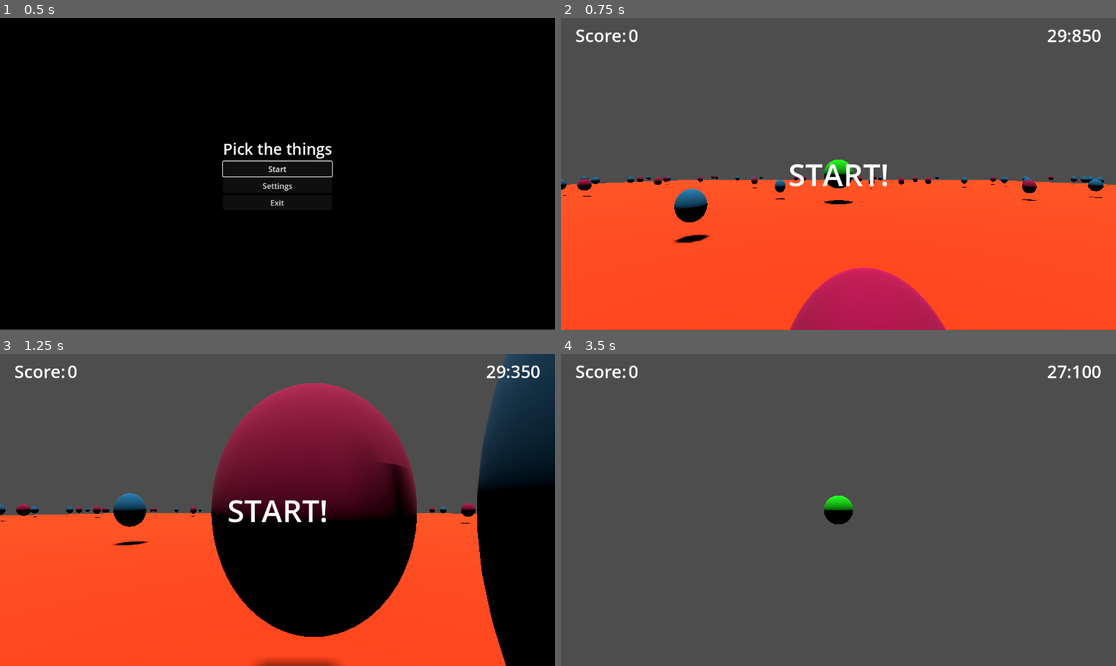
Above: before the commit, frames 1-4 (two rows, left to right).
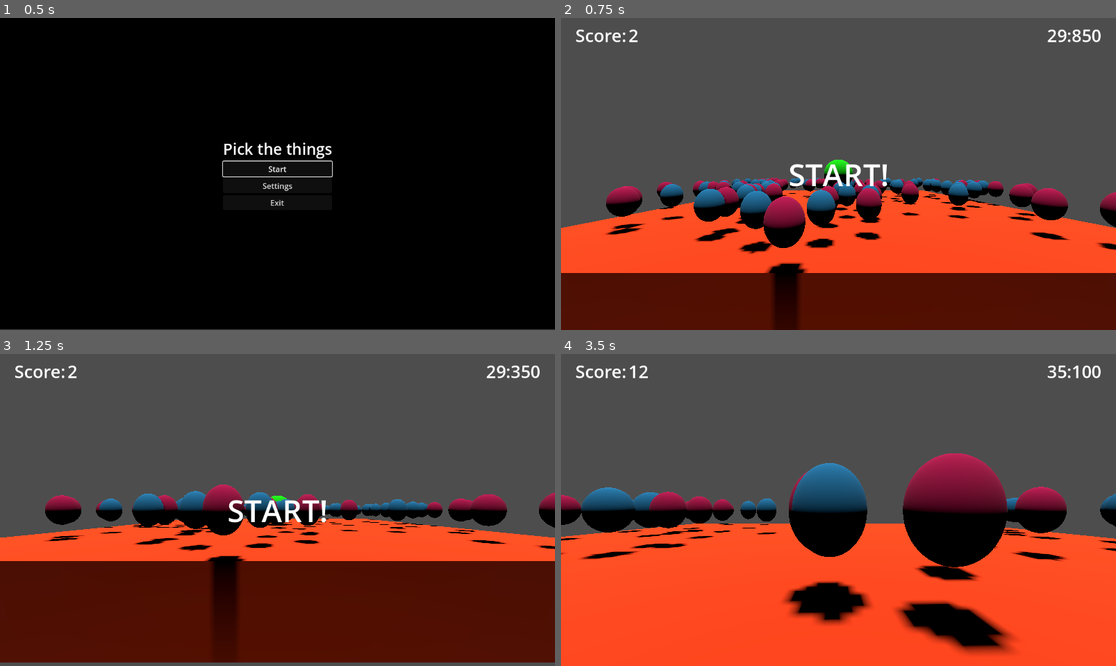
Above: after the commit, the same moments.

Repository: tfcb93/pick-up-the-things
Game: Godot game, scene res://Scenes/Start_screen.tscn
Same seed, same stepped clock (60 frames per second), same inputs: the game is played once before the commit and once after it.
Inputs (mouse positions are in pixels of both pictures, inside the frame that each line leads up to):
- Up to frame 1 (0.5 s): no input
- Up to frame 2 (0.75 s): click "Start" at 0.5 s
- Up to frame 3 (1.25 s): no input
- Up to frame 4 (3.5 s): move the mouse to (866, 510) at 1.27 s; hold Up (move_forward) from 1.28 s (still down); move the mouse to (810, 510) at 2.02 s; move the mouse to (849, 503) at 2.77 s

Frame 1 is identical in both runs. In frame 2, 31% of the frame differs, in the area x 0-100%, y 3-100%; in frame 3, 62%, in the area x 0-100%, y 0-100%; in frame 4, 55%.

Commit message:
Adds collision to the world

Diff:
--- a/Scenes/Ground.tscn
+++ b/Scenes/Ground.tscn
@@ -12,12 +12,43 @@
 material = SubResource("StandardMaterial3D_r63fp")
 size = Vector3(60, 2, 60)
 
+[sub_resource type="BoxShape3D" id="BoxShape3D_4t7lt"]
+
+[sub_resource type="BoxShape3D" id="BoxShape3D_nyxik"]
+
+[sub_resource type="BoxShape3D" id="BoxShape3D_0mlie"]
+
+[sub_resource type="BoxShape3D" id="BoxShape3D_r7rd8"]
+
 [node name="Ground" type="StaticBody3D"]
 transform = Transform3D(1, 0, 0, 0, 1, 0, 0, 0, 1, 0, -1, 0)
 script = ExtResource("1_ljq8b")
+floorSize = Vector3(10, 1, 10)
 
 [node name="CollisionShape3D" type="CollisionShape3D" parent="."]
 shape = SubResource("BoxShape3D_kejco")
 
 [node name="MeshInstance3D" type="MeshInstance3D" parent="."]
 mesh = SubResource("BoxMesh_wvgvr")
+
+[node name="bounderies" type="Node3D" parent="."]
+
+[node name="front" type="StaticBody3D" parent="bounderies"]
+
+[node name="front_collision" type="CollisionShape3D" parent="bounderies/front"]
+shape = SubResource("BoxShape3D_4t7lt")
+
+[node name="back" type="StaticBody3D" parent="bounderies"]
+
+[node name="back_collision" type="CollisionShape3D" parent="bounderies/back"]
+shape = SubResource("BoxShape3D_nyxik")
+
+[node name="left" type="StaticBody3D" parent="bounderies"]
+
+[node name="left_collision" type="CollisionShape3D" parent="bounderies/left"]
+shape = SubResource("BoxShape3D_0mlie")
+
+[node name="right" type="StaticBody3D" parent="bounderies"]
+
+[node name="right_collision" type="CollisionShape3D" parent="bounderies/right"]
+shape = SubResource("BoxShape3D_r7rd8")
--- a/Scenes/Player.tscn
+++ b/Scenes/Player.tscn
@@ -26,6 +26,7 @@
 shape = SubResource("SphereShape3D_8c8xk")
 
 [node name="CameraPivot" type="SpringArm3D" parent="."]
+collision_mask = 0
 spring_length = 7.0
 margin = 0.2
 script = ExtResource("2_tx15u")
--- a/Scripts/Ground.gd
+++ b/Scripts/Ground.gd
@@ -5,6 +5,12 @@
 @onready var floorMesh := $MeshInstance3D;
 @onready var floorCollision := $CollisionShape3D;
 @onready var collectableList: Node;
+
+@onready var front_collision: CollisionShape3D = $bounderies/front/front_collision;
+@onready var back_collision: CollisionShape3D = $bounderies/back/back_collision;
+@onready var left_collision: CollisionShape3D = $bounderies/left/left_collision;
+@onready var right_collision: CollisionShape3D = $bounderies/right/right_collision;
+
 
 @export var floorSize := Vector3(50, 1, 50);
 @export var isRandomSize := false;
@@ -19,7 +25,7 @@
 		);
 	floorMesh.mesh.size = floorSize;
 	floorCollision.shape.size = floorSize;
-
+	create_bounderies();
 	create_collectable_field(Vector2(floorSize.x, floorSize.z));
 
 func create_collectable_field(areaSize := Vector2(10, 10)) -> void:
@@ -27,5 +33,19 @@
 	collectableList.area = areaSize;
 	add_child(collectableList);
 
+func create_bounderies() -> void:
+	# bounderies position
+	front_collision.position = Vector3(floorSize.x / 2, 0, 0);
+	back_collision.position = Vector3(-floorSize.x / 2, 0, 0);
+	left_collision.position = Vector3(0, 0, floorSize.z / 2);
+	right_collision.position = Vector3(0, 0, -floorSize.z / 2);
+
+	# bounderies size
+	front_collision.shape.size = Vector3(0, 10, floorSize.z);
+	back_collision.shape.size = Vector3(0, 10, floorSize.z);
+	left_collision.shape.size = Vector3(floorSize.x, 10, 0);
+	right_collision.shape.size = Vector3(floorSize.x, 10, 0);
+
+
 func _on_restart_game() -> void:
 	create_collectable_field(Vector2(floorSize.x, floorSize.z));
--- a/Scripts/Player.gd
+++ b/Scripts/Player.gd
@@ -1,7 +1,6 @@
 extends CharacterBody3D
 
 const SPEED = 15.0
-const JUMP_VELOCITY = 4.5
 
 var gravity: float = ProjectSettings.get_setting("physics/3d/default_gravity")
 
@@ -21,10 +20,10 @@
 	var direction := (transform.basis * Vector3(input_dir.x, 0, input_dir.y)).normalized()
 	direction = direction.rotated(Vector3.UP, camera_pivot.rotation.y).normalized();
 	if direction:
-		velocity.x = direction.x * SPEED
-		velocity.z = direction.z * SPEED
+		velocity.x = direction.x * SPEED;
+		velocity.z = direction.z * SPEED;
 	else:
-		velocity.x = move_toward(velocity.x, 0, SPEED)
-		velocity.z = move_toward(velocity.z, 0, SPEED)
+		velocity.x = move_toward(velocity.x, 0, SPEED);
+		velocity.z = move_toward(velocity.z, 0, SPEED);
 
 	move_and_slide()
--- a/project.godot
+++ b/project.godot
@@ -112,3 +112,10 @@
 , Object(InputEventKey,"resource_local_to_scene":false,"resource_name":"","device":-1,"window_id":0,"alt_pressed":false …(186 unchanged characters)…
 ]
 }
+
+[layer_names]
+
+3d_physics/layer_1="Player"
+3d_physics/layer_2="World"
+3d_physics/layer_3="Collectables"
+3d_physics/layer_10="Camera"
Not shown: 1 places in Scenes/Ground.tscn that only renumber resources
